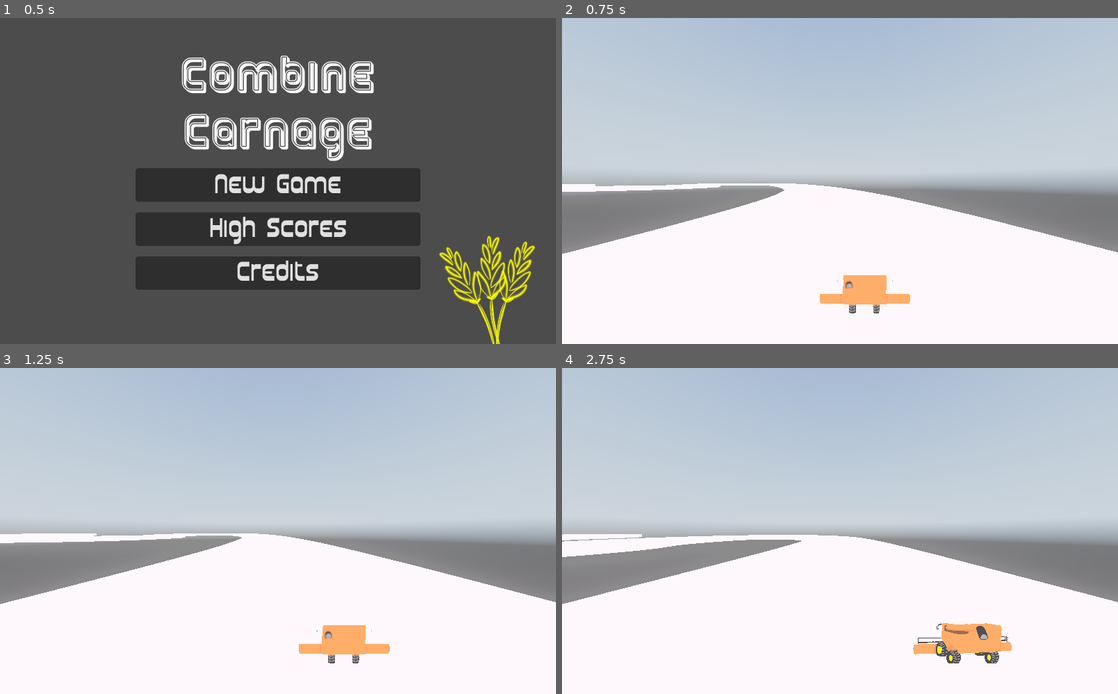
Above: before the commit, frames 1-4 (two rows, left to right).
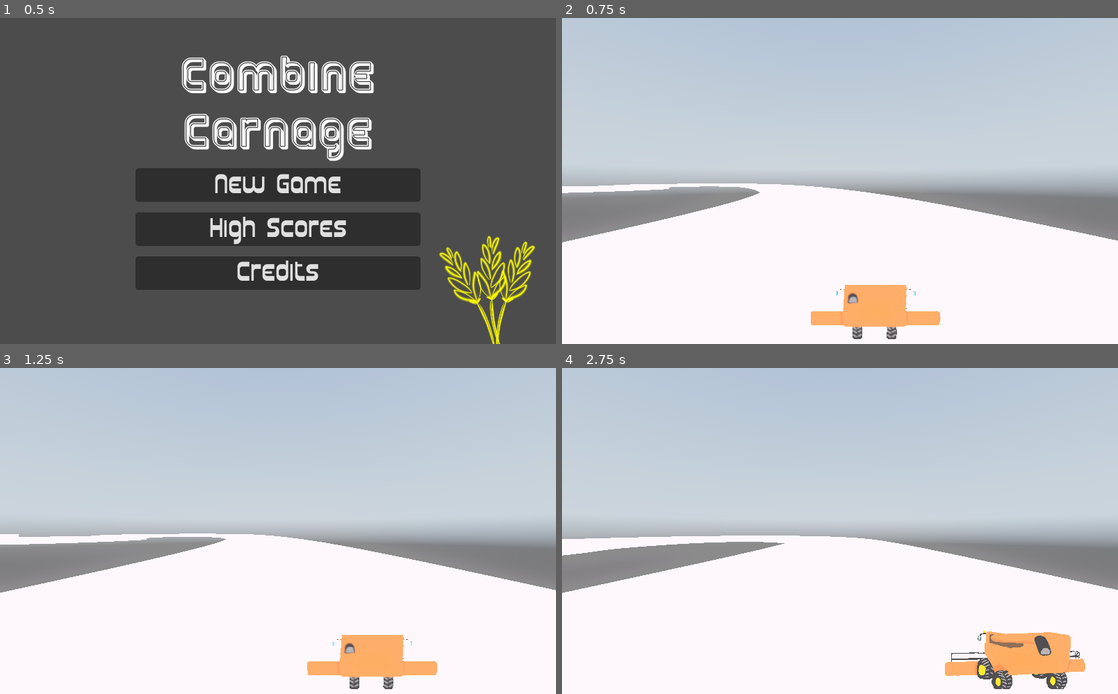
Above: after the commit, the same moments.

Repository: Timendus/ld52
Game: Godot game, scene res://MainMenu.tscn
Two runs of this game, one before a commit and one after it. Both use one fixed random seed, a clock stepped at 60 frames per second and the inputs below. A sky picture missing from this copy of the repository is replaced by a grey-blue gradient. Sound files missing from this copy of the repository are replaced by a short silence.
Inputs:
- Up to frame 1 (0.5 s): no input
- Up to frame 2 (0.75 s): click "New Game" at 0.5 s
- Up to frame 3 (1.25 s): no input
- Up to frame 4 (2.75 s): hold Right (right) 1.28-2.03 s; hold Left (left) from 2.03 s (still down)

Frame 1 is identical in both runs. In frame 2, 4.1% of the frame differs, in the area x 0-100%, y 50-99%; in frame 3, 4.5%; in frame 4, 6.0%.

Commit message:
change fov 90 -> 70

Diff:
--- a/main.tscn
+++ b/main.tscn
@@ -93,8 +93,6 @@
 shape = SubResource( 5 )
 
 [node name="Camera" type="Camera" parent="Track level 1/Path/PathFollow"]
-transform = Transform( -5.96046e-08, -2.18279e-11, 1, 0, 1, 4.00178e-11, -1, 3.45608e-11, -5.96046e-08, 1.6, 1.3, 0 )
+transform = Transform( -1.49012e-07, -2.54659e-11, 1, -3.63798e-12, 1, -6.18456e-11, -1, 5.45697e-11, -1.49012e-07, 1.60001, 1.08846, 0 )
 current = true
-fov = 90.0
 size = 5.0
-far = 500.0
